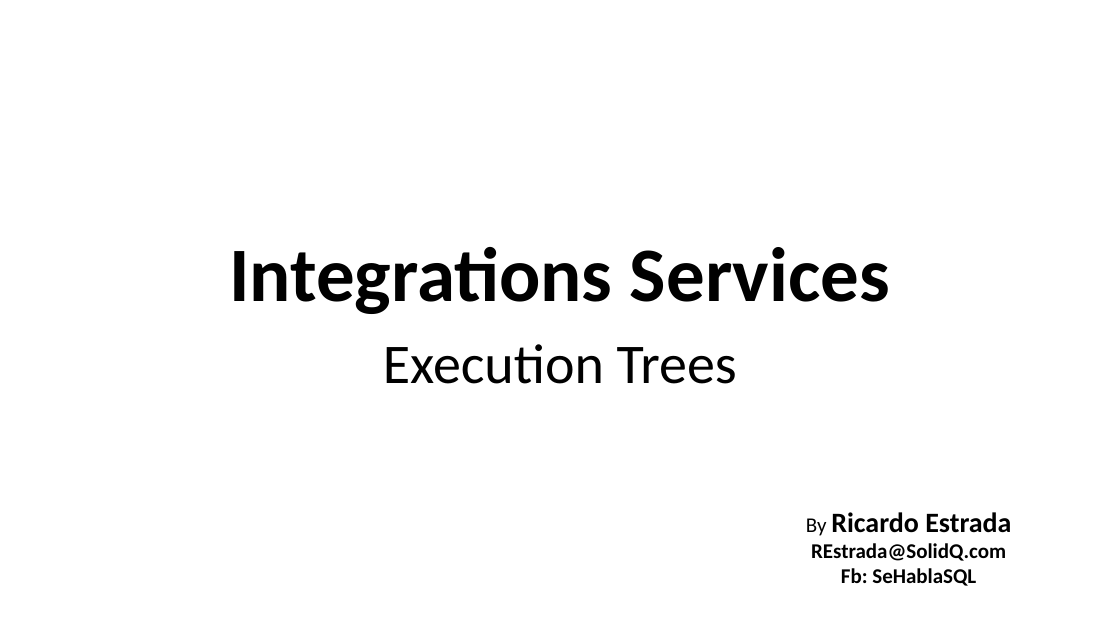
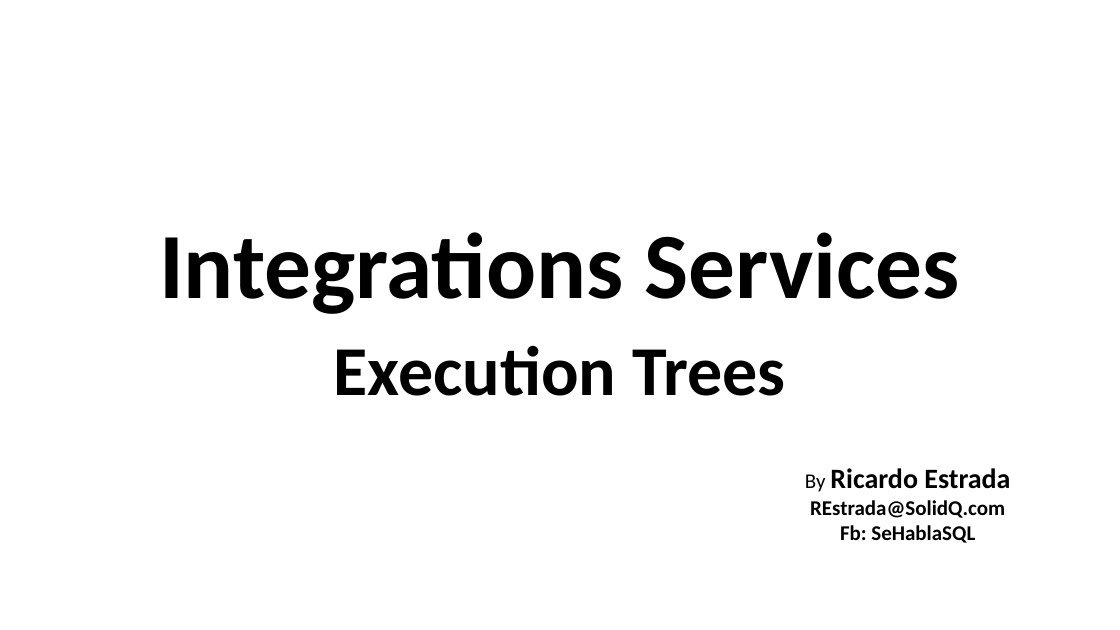
Before and after one commit to pricardo03/ExecutionTrees, a slide deck: slide 1 of Execution Trees/SSIS Performance Tuning Techniques.pptx. Drawn at 1120x630 pixels with LibreOffice and Linux fonts; fonts in the diff are those of the drawing. Boxes give left, top, right and bottom in pixels: in the first picture for what was removed or moved away, otherwise in the second. Text is boxed around its words. In the diff, an @@ line names an element or a change of style, - is before the commit and + after.

```diff
--- a/Execution Trees/SSIS Performance Tuning Techniques.pptx
+++ b/Execution Trees/SSIS Performance Tuning Techniques.pptx
@@ title "Integrations Services" at (159, 232, 960, 314): size 66 to 80 pt @@
@@ subtitle "Execution Trees" at (334, 345, 785, 396): size 48 to 60 pt, bold on @@
@@ text "By Ricardo Estrada": place and size @@
-text "By Ricardo Estrada" at (806, 512, 1011, 586)
+text "By Ricardo Estrada" at (805, 468, 1010, 543)
```
Also in this commit, not shown: 2 other slides changed, 4 slides added, 1 slide removed, 15 other files.
